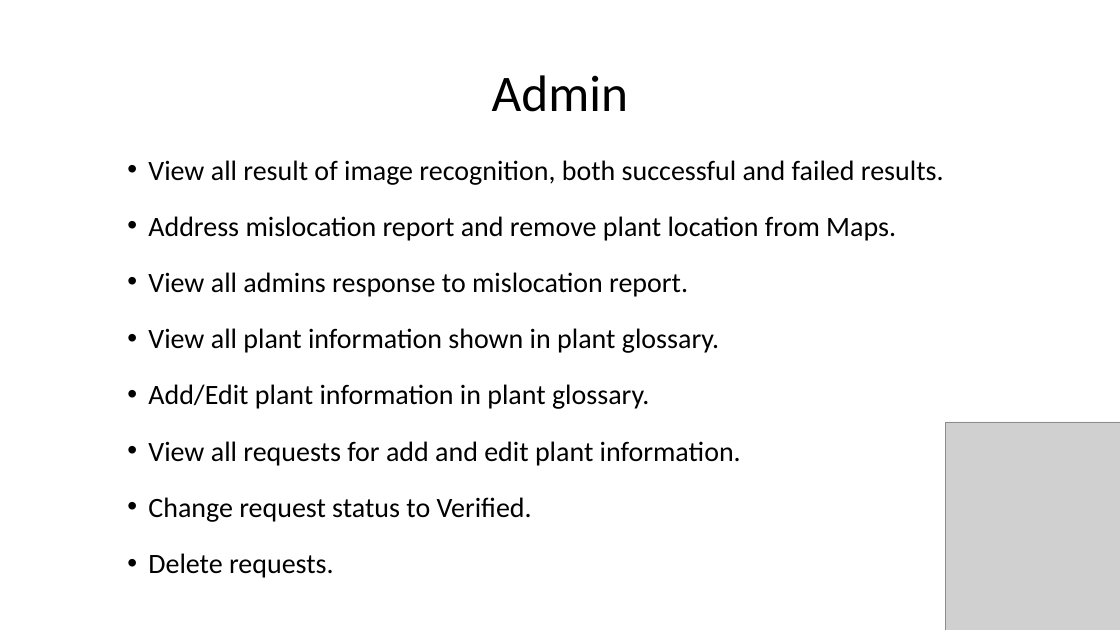
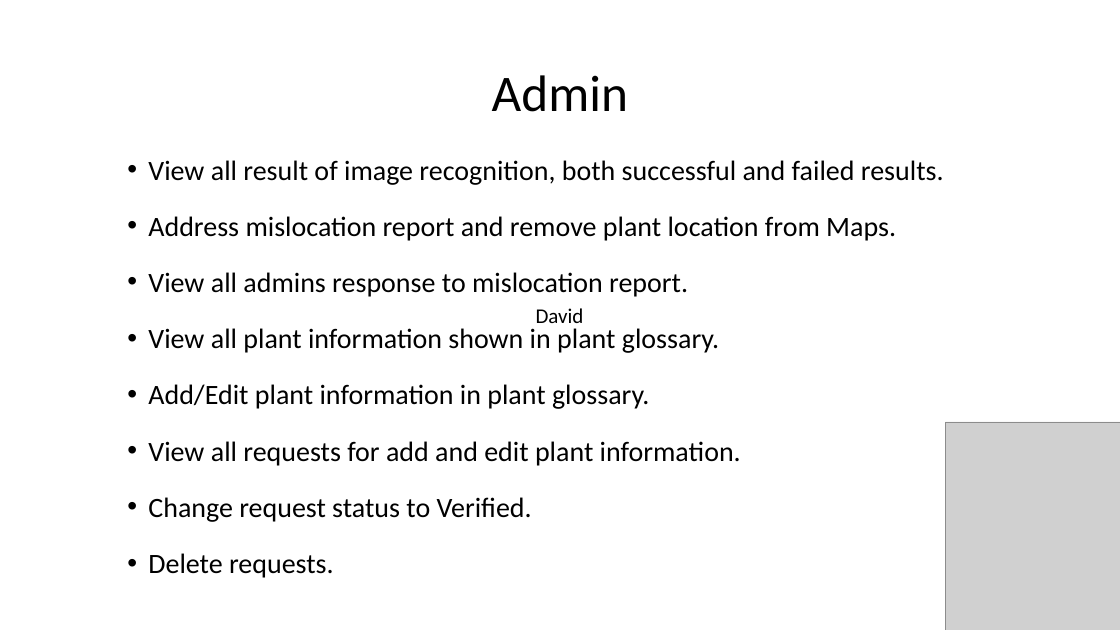
Before and after one commit to seans888/project--lyf, a slide deck: slide 12 of Lyf_Midterms_Presentation.pptx. Drawn at 1120x630 pixels with LibreOffice and Linux fonts; fonts in the diff are those of the drawing; grey boxes stand for pictures. Boxes give left, top, right and bottom in pixels: in the first picture for what was removed or moved away, otherwise in the second. Text is boxed around its words. In the diff, an @@ line names an element or a change of style, - is before the commit and + after.

```diff
--- a/Lyf_Midterms_Presentation.pptx
+++ b/Lyf_Midterms_Presentation.pptx
@@ text added at [536,308,584,329], 18 pt, text #000000 @@
+David
```
Also in this commit, not shown: 4 other slides changed.
